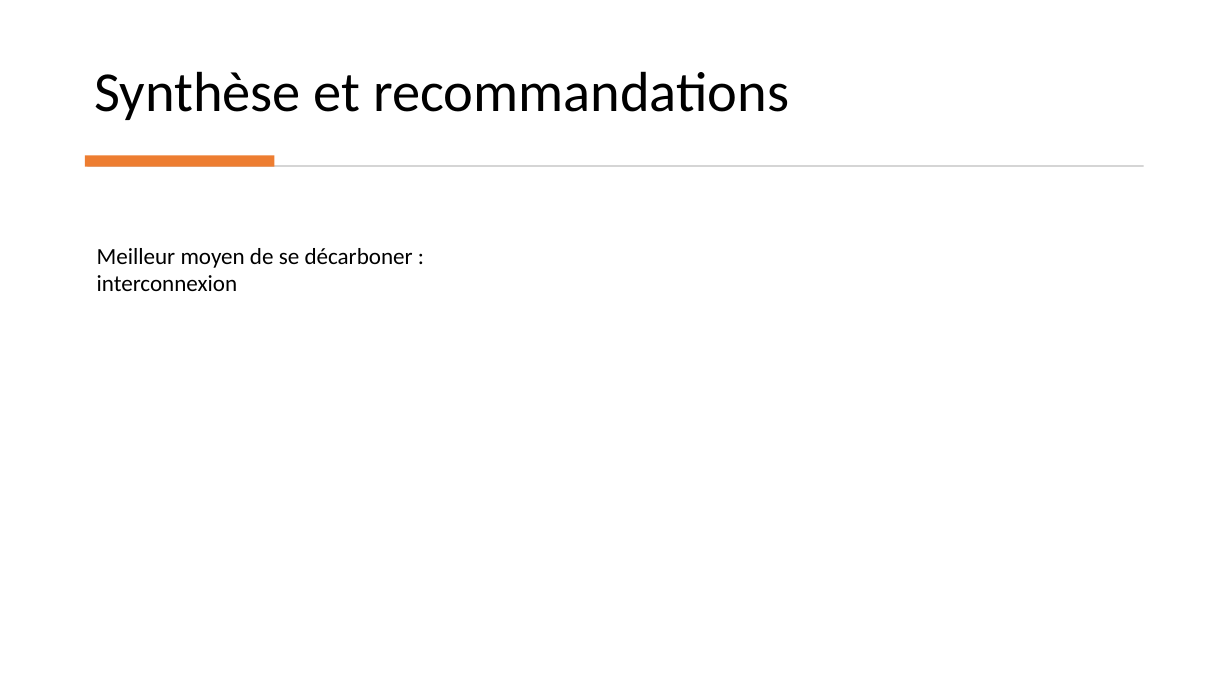
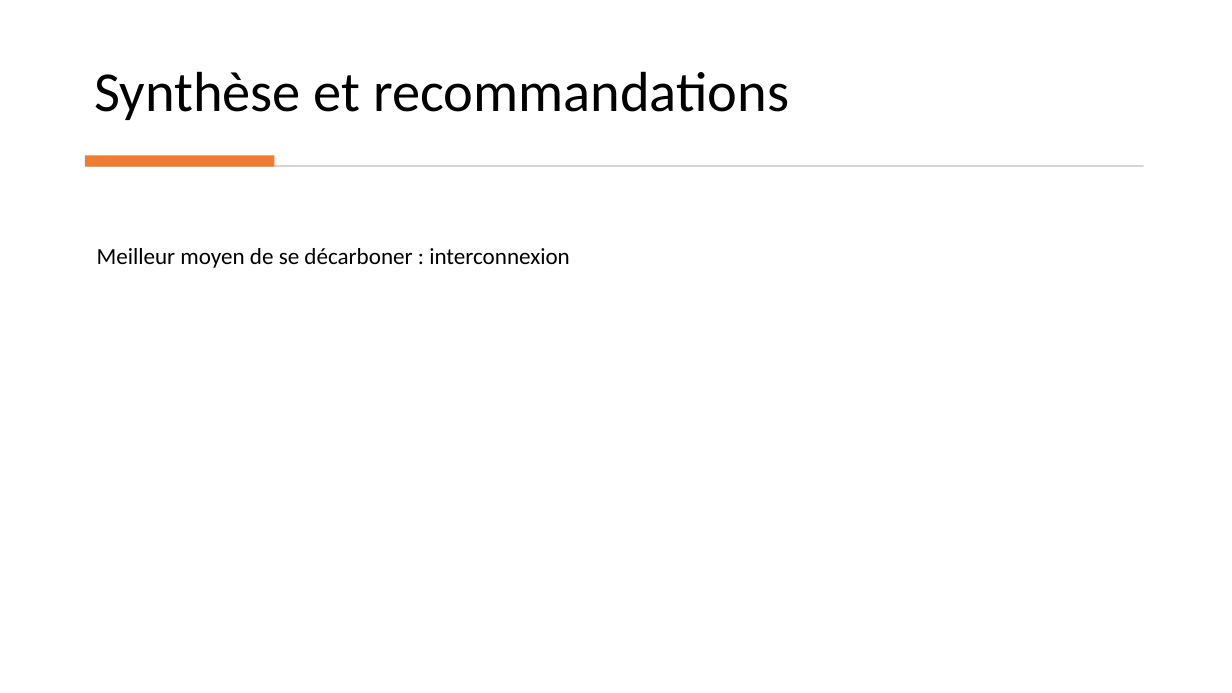
Before and after one commit to cledat/Projet-EA314, a slide deck: slide 9 of rapport.pptx. Drawn at 1232x693 pixels with LibreOffice and Linux fonts; fonts in the diff are those of the drawing. Boxes give left, top, right and bottom in pixels: in the first picture for what was removed or moved away, otherwise in the second. Text is boxed around its words. In the diff, an @@ line names an element or a change of style, - is before the commit and + after.

```diff
--- a/rapport.pptx
+++ b/rapport.pptx
@@ text "Meilleur moyen de se décarboner ..." rewrapped from (97, 248, 413, 291) to (97, 248, 570, 268) @@
```
Also in this commit, not shown: 3 other slides changed, 1 other file.
